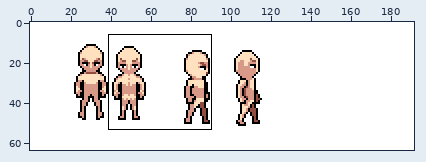
Sprite sheet: public/assets/baseSuggestions.png. Above, an overview of the earlier version with the close-up marked.
Close-up. The starting point:
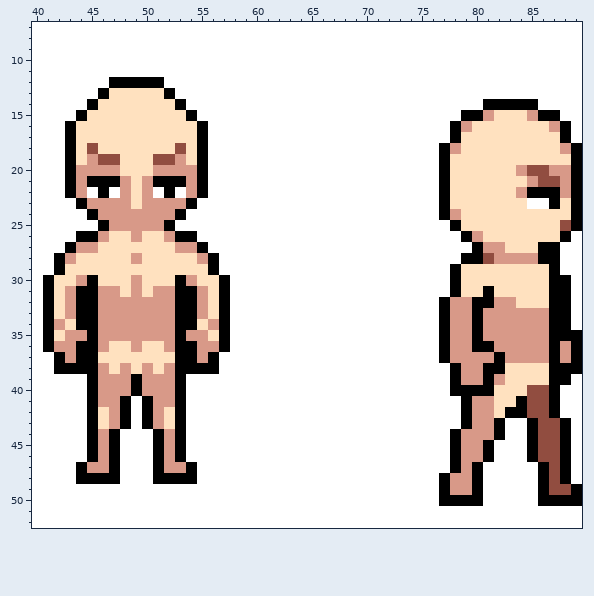
The file is 192x64 pixels. Shown: x 40..89, y 7..52. The commit also changed other parts of the picture, which this record leaves out.
The result:
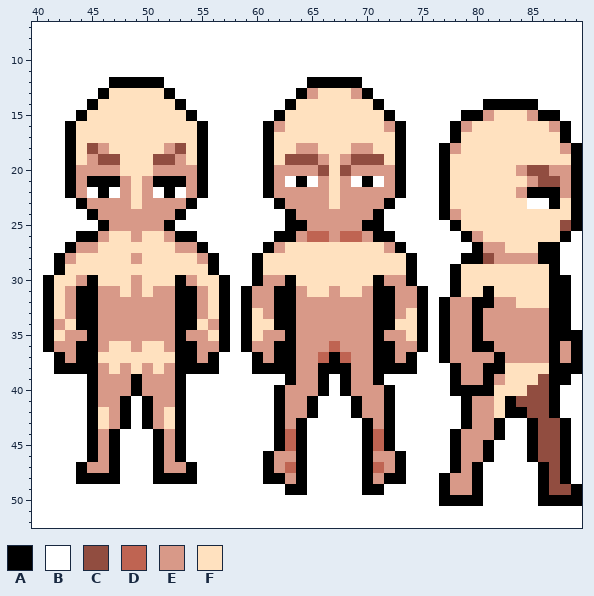
Palette (. is transparent): A #000000  B #ffffff  C #914d40  D #bf6452  E #d89988  F #ffe1bf
The exact change:
Colour B gives way to colour A in row 12 at x 65 to 69; in row 13 at x 64 and 70; in row 14 at x 63 and 71; in row 15 at x 62 and 72; in rows 16 to 20 at x 61 and 73; in row 21 at x 61, 64, 70 and 73.
Colour B gives way to colour A in row 22 at x 61 and 73; in row 23 at x 62 and 72; in row 24 at x 63 and 71; in row 25 at x 63 to 64 and 70 to 71; in row 26 at x 62 to 63 and 71 to 72; in row 27 at x 61 and 73.
Colour B gives way to colour A in rows 28 to 29 at x 60 and 74; in row 30 at x 60, 63, 71 and 74; in rows 31 to 34 at x 59, 62 to 63, 71 to 72 and 75; in row 35 at x 59, 63, 71 and 75; in row 36 at x 59, 62 to 63, 71 to 72 and 75; in row 37 at x 60, 62 to 63, 67, 71 to 72 and 74.
Colour B gives way to colour A in row 38 at x 60 to 63, 66 to 68 and 71 to 74; in row 39 at x 63, 66, 68 and 71; in row 40 at x 62, 66, 68 and 72; in rows 41 to 42 at x 62, 65, 69 and 72; in rows 43 to 45 at x 62, 64, 70 and 72; in rows 46 to 47 at x 61, 64, 70 and 73.
Colour B gives way to colour A in row 48 at x 61 to 62, 64, 70 and 72 to 73; in row 49 at x 63 to 64 and 70 to 71.
Colour F gives way to colour A in row 41 at x 83.
Colour A gives way to colour C in row 41 at x 84.
Colour B gives way to colour C in row 19 at x 63 to 65 and 69 to 71; in row 20 at x 66 and 68.
Colour F gives way to colour C in row 39 at x 86.
Colour B gives way to colour D in row 26 at x 65 to 66 and 68 to 69; in row 36 at x 67; in row 37 at x 66 and 68; in rows 44 to 45 at x 63 and 71; in row 47 at x 63 and 71.
Colour B gives way to colour E in row 13 at x 65 and 69; in row 16 at x 62 and 72; in row 18 at x 64 to 65 and 69 to 70; in row 19 at x 66 and 68; in row 20 at x 62 to 65 and 69 to 72; in row 21 at x 62, 66, 68 and 72.
Colour B gives way to colour E in row 22 at x 62 to 66 and 68 to 72; in row 23 at x 63 to 66 and 68 to 71; in row 24 at x 64 to 70; in row 25 at x 65 to 69; in row 26 at x 64, 67 and 70; in row 27 at x 62 and 72.
Colour B gives way to colour E in row 30 at x 61 to 62 and 72 to 73; in row 31 at x 60 to 61, 64, 67, 70 and 73 to 74; in row 32 at x 60 to 61, 64 to 70 and 73 to 74; in row 33 at x 61, 64 to 70 and 73; in row 34 at x 64 to 70; in row 35 at x 61 to 62, 64 to 70 and 72 to 73.
Colour B gives way to colour E in row 36 at x 60 to 61, 64 to 66, 68 to 70 and 73 to 74; in row 37 at x 61, 64 to 65, 69 to 70 and 73; in rows 38 to 39 at x 64 to 65 and 69 to 70; in row 40 at x 63 to 65 and 69 to 71; in rows 41 to 42 at x 63 to 64 and 70 to 71; in row 43 at x 63 and 71.
Colour B gives way to colour E in row 46 at x 62 to 63 and 71 to 72; in row 47 at x 62 and 72; in row 48 at x 63 and 71.
Colour F gives way to colour E in row 18 at x 46 and 52.
Colour B gives way to colour F in row 13 at x 66 to 68; in row 14 at x 64 to 70; in rows 15 to 16 at x 63 to 71; in row 17 at x 62 to 72; in row 18 at x 62 to 63, 66 to 68 and 71 to 72; in row 19 at x 62, 67 and 72.
Colour B gives way to colour F in rows 20 to 23 at x 67; in row 27 at x 63 to 71; in rows 28 to 29 at x 61 to 73; in row 30 at x 64 to 70; in row 31 at x 65 to 66 and 68 to 69; in row 33 at x 60 and 74.
Colour B gives way to colour F in row 34 at x 60 to 61 and 73 to 74; in row 35 at x 60 and 74.
